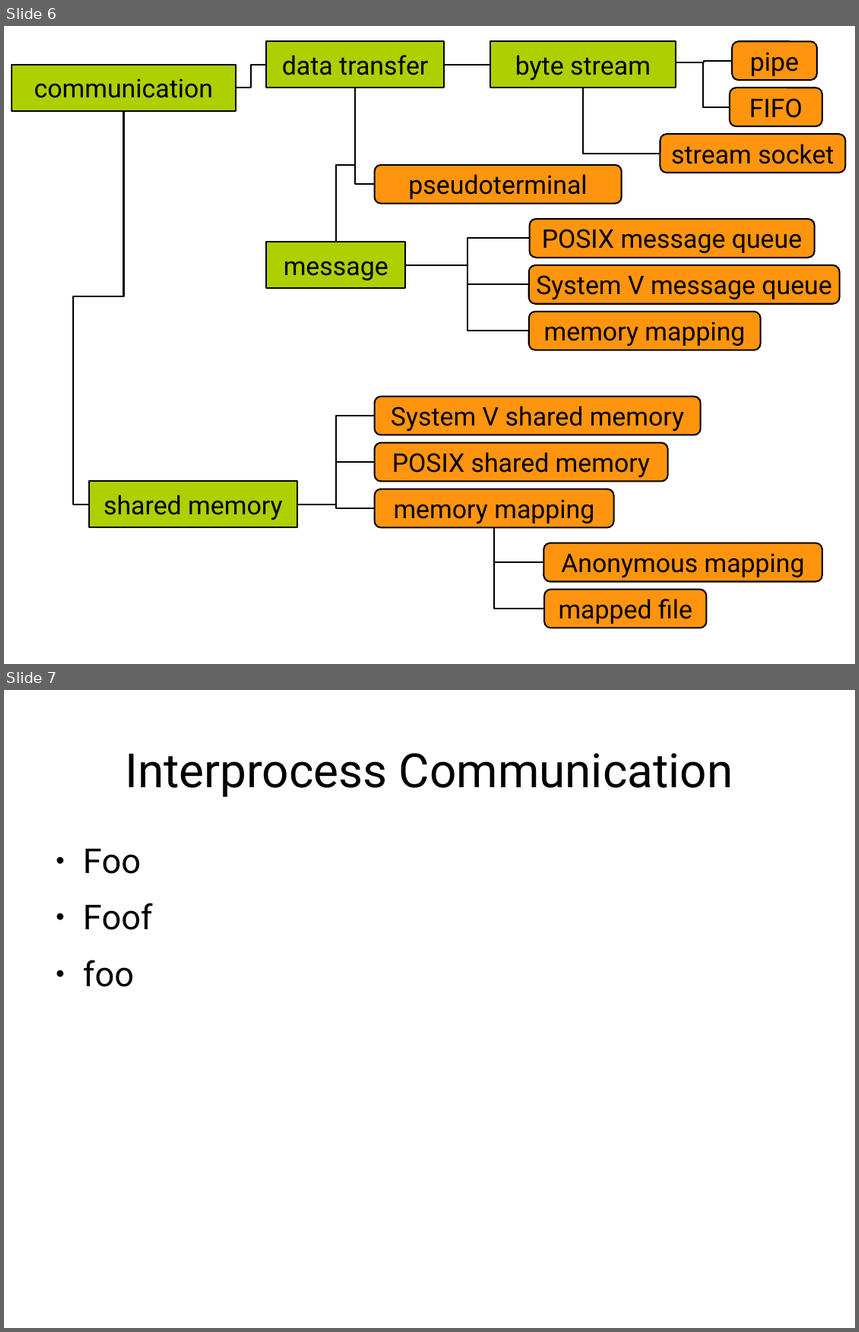
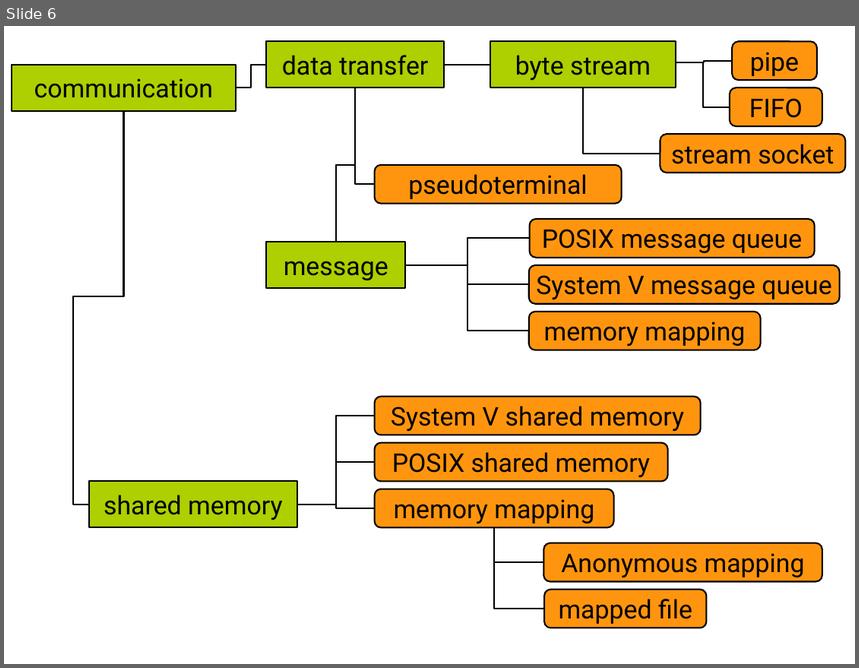
Before and after one commit to gregkh/presentation-kdbus, a slide deck: kdbus.odp. Shown one above the other, each under a label of ours: slides 6 and 7 before the commit, slide 6 after it. The pictures are 859x1332 and 859x668 pixels, drawn with LibreOffice and Linux fonts; fonts in the diff are those of the drawing. Boxes give left, top, right and bottom in pixels: in the first picture for what was removed or moved away, otherwise in the second. Text is boxed around its words. In the diff, an @@ line names an element or a change of style, - is before the commit and + after.

```diff
--- a/kdbus.odp
+++ b/kdbus.odp
@@ slide 7 removed at <box>4,690,855,1328</box>, background #FFFFFF @@
@@ title removed at <box>125,753,733,797</box> @@
-Interprocess Communication
@@ text removed at <box>83,849,153,987</box> @@
-● Foo
-● Foof
-● foo
```
Also in this commit, not shown: 18 slides added, 1 other file.
